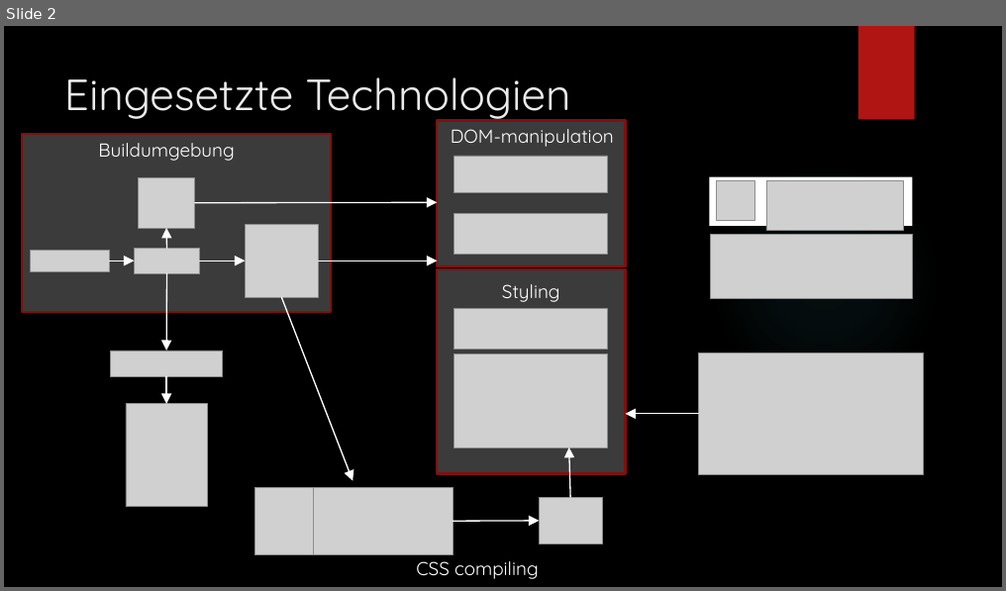
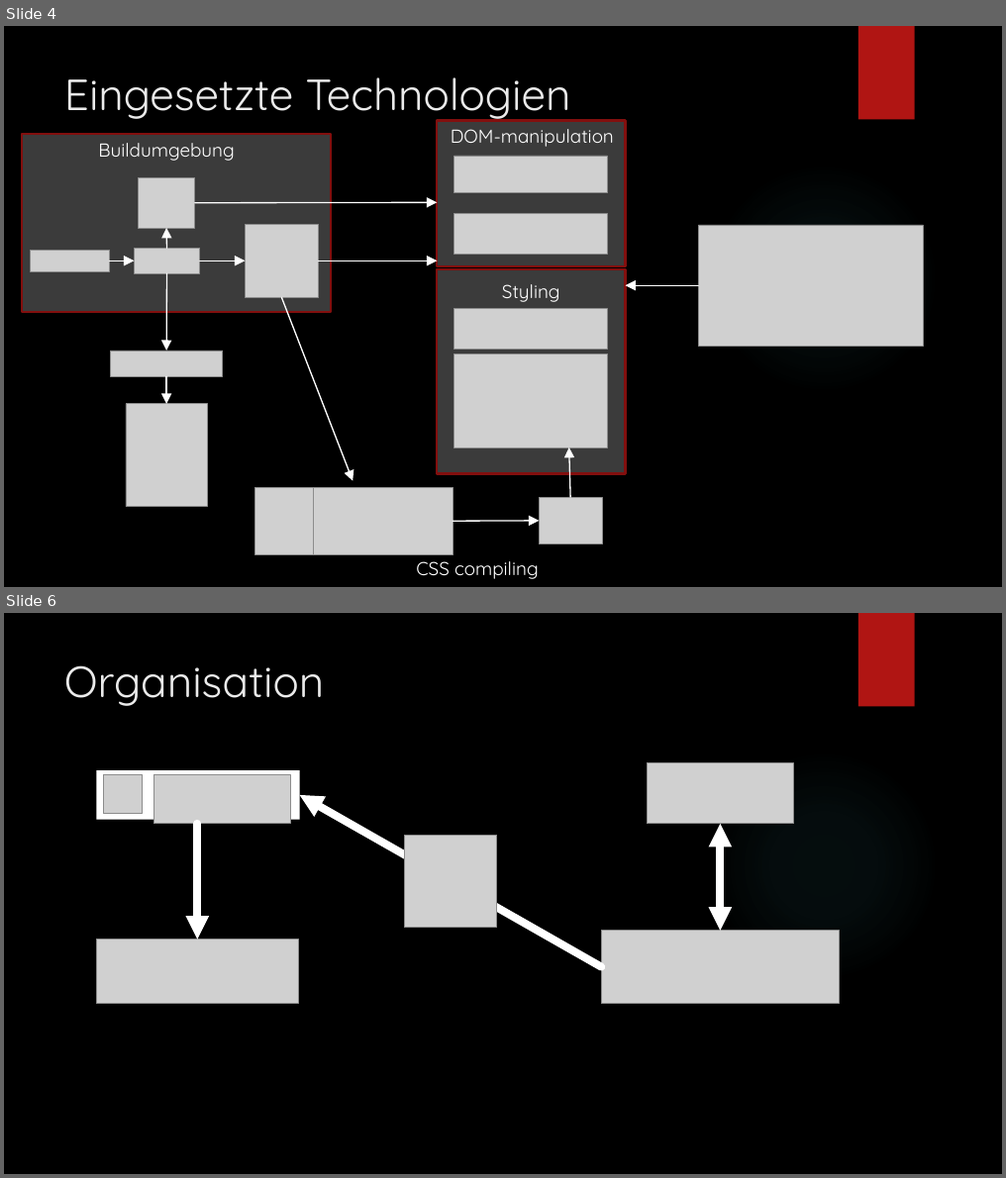
Before and after one commit to juliantiemann/eMergency, a slide deck: data/Dokumente/Präsentation.pptx. Shown one above the other, each under a label of ours: slide 2 before the commit, slides 4 and 6 after it; the slides between them are not shown. The pictures are 1006x591 and 1006x1178 pixels, drawn with LibreOffice and Linux fonts; fonts in the diff are those of the drawing; grey boxes stand for pictures; background and template pictures are left out. Boxes give left, top, right and bottom in pixels: in the first picture for what was removed or moved away, otherwise in the second. Text is boxed around its words. In the diff, an @@ line names an element or a change of style, - is before the commit and + after.

```diff
--- a/data/Dokumente/Präsentation.pptx
+++ b/data/Dokumente/Präsentation.pptx
@@ slide 6 added at [4,613,1002,1174], background picture (left out); not listed: 2 template elements that a slide beside it also shows @@
@@ title added at [64,665,324,706], 42 pt, text #EBEBEB @@
+Organisation
@@ rectangle added at [97,771,300,820], fill #FFFFFF @@
@@ picture added at [104,774,143,814] @@
@@ picture added at [153,774,291,823] @@
@@ picture added at [648,763,794,824] @@
@@ arrow added from (601, 967) to (300, 795), #FFFFFF 7.5 pt @@
@@ arrow added from (197, 823) to (197, 940), #FFFFFF 7.5 pt @@
@@ picture added at [405,835,497,928] @@
@@ double arrow added from (721, 823) to (721, 931), #FFFFFF 7.5 pt @@
@@ picture added at [601,931,840,1004] @@
@@ picture added at [97,940,299,1004] @@
@@ what was slide 2 is now slide 4 @@
@@ slide 4 changed as well @@
@@ rectangle removed at [709,177,912,226] @@
@@ picture removed at [716,181,754,220] @@
@@ picture removed at [767,181,904,230] @@
@@ picture: place and size @@
-picture at [699,353,924,474]
+picture at [699,225,924,347]
@@ picture removed at [711,234,913,298] @@
@@ arrow moved from (699, 414) - (626, 414) to (699, 285) - (626, 285) @@
```
Also in this commit, not shown: 1 other slide changed, 3 other slides added, 5 other files.
